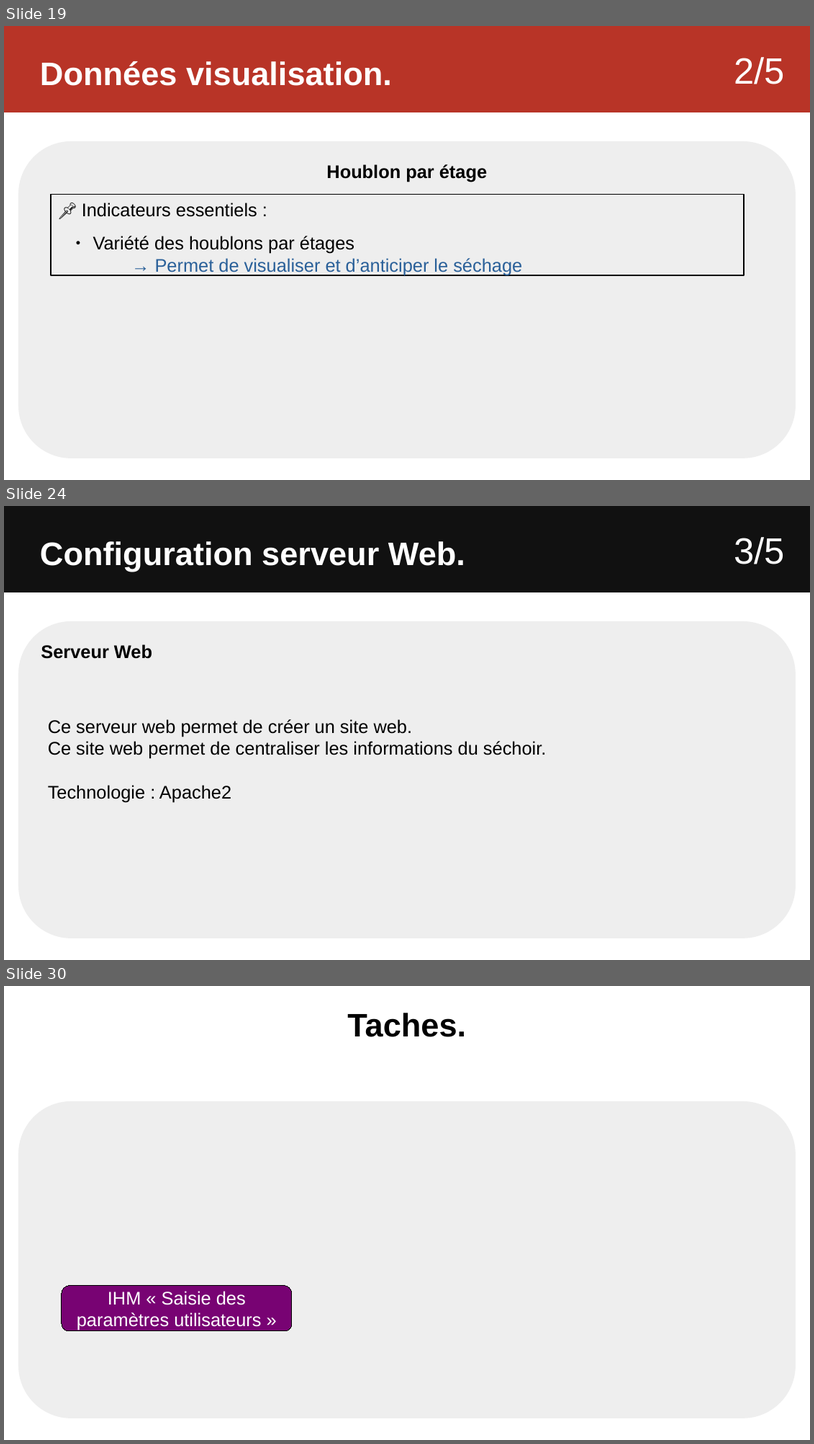
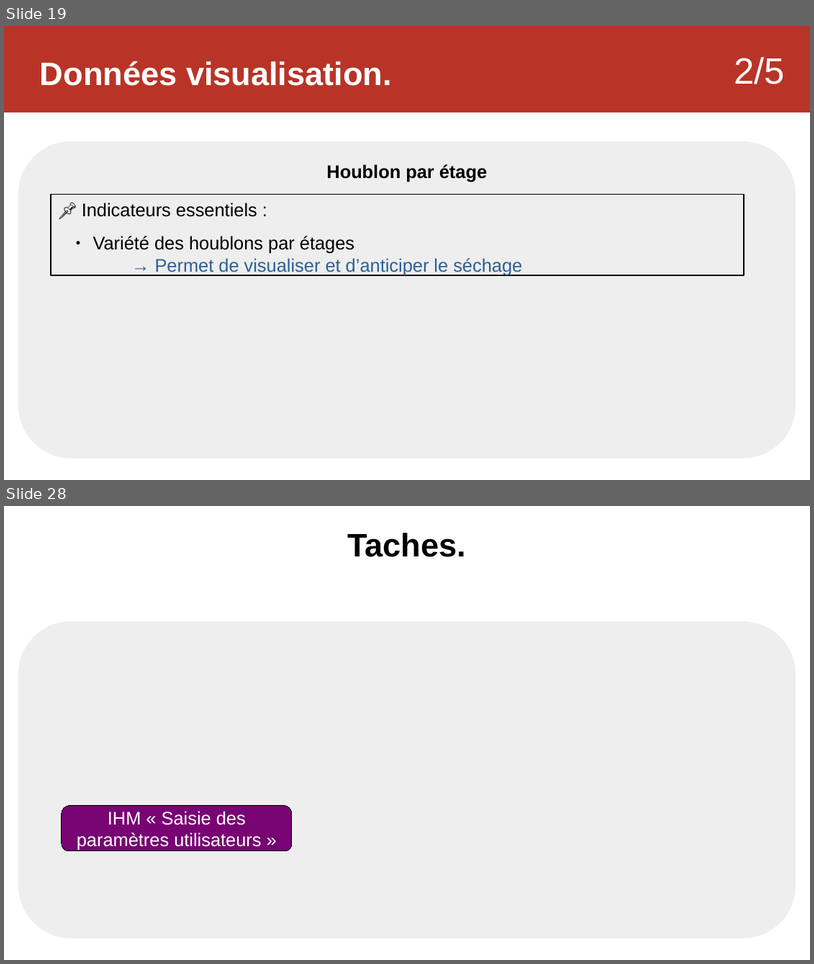
Before and after one commit to Sauvage89/sechoir-houblon, a slide deck: doc/diaporama/revu2/revu2_sauvage.odp. Shown one above the other, each under a label of ours: slides 19, 24 and 30 before the commit, slides 19 and 28 after it; the slides between them are not shown. The pictures are 814x1444 and 814x964 pixels, drawn with LibreOffice and Linux fonts; fonts in the diff are those of the drawing. Boxes give left, top, right and bottom in pixels: in the first picture for what was removed or moved away, otherwise in the second. Text is boxed around its words. In the diff, an @@ line names an element or a change of style, - is before the commit and + after.

```diff
--- a/doc/diaporama/revu2/revu2_sauvage.odp
+++ b/doc/diaporama/revu2/revu2_sauvage.odp
@@ slide 24 removed at [4, 506, 810, 960], background #FFFFFF @@
@@ rectangle removed at [4, 506, 810, 592] @@
@@ text removed at [40, 541, 466, 571] @@
-Configuration serveur Web.
@@ text removed at [735, 537, 786, 564] @@
-3/5
@@ rounded rectangle removed at [18, 621, 797, 938] @@
-Serveur Web
@@ text removed at [48, 719, 546, 803] @@
-Ce serveur web permet de créer un site web.
-Ce site web permet de centraliser les informations du séchoir.
-Technologie : Apache2
@@ what was slide 30 is now slide 28 @@
```
Also in this commit, not shown: 12 slides changed, 1 other slide removed, 1 other file.
